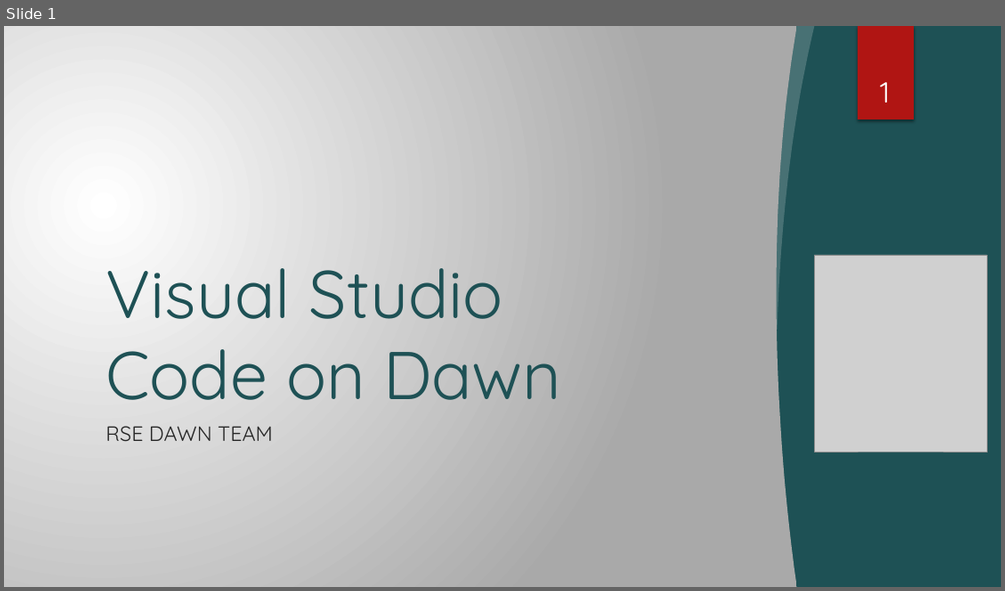
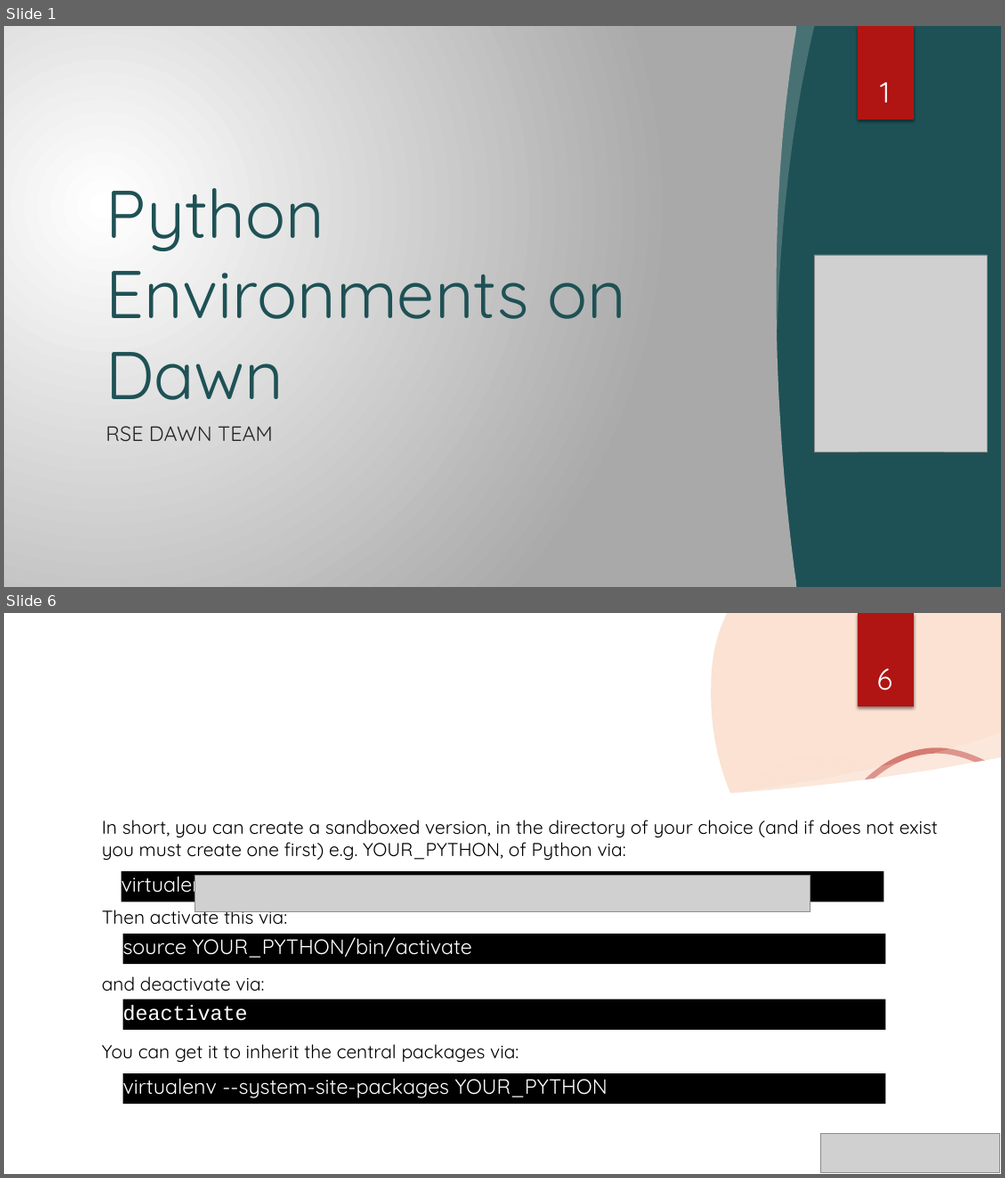
Before and after one commit to RSE-Cambridge/Intro-to-Dawn, a slide deck: Part3-PythonEnvironments/Slides/PyEnvs_onDAWN.pptx. Shown one above the other, each under a label of ours: slide 1 before the commit, slides 1 and 6 after it; the slides between them are not shown. The pictures are 1005x591 and 1005x1178 pixels, drawn with LibreOffice and Linux fonts; fonts in the diff are those of the drawing; grey boxes stand for pictures; background and template pictures are left out. Boxes give left, top, right and bottom in pixels: in the first picture for what was removed or moved away, otherwise in the second. Text is boxed around its words. In the diff, an @@ line names an element or a change of style, - is before the commit and + after.

```diff
--- a/Part3-PythonEnvironments/Slides/PyEnvs_onDAWN.pptx
+++ b/Part3-PythonEnvironments/Slides/PyEnvs_onDAWN.pptx
@@ slide 6 added at <box>4,613,1001,1174</box>, background picture (left out); not listed: 1 template element that a slide beside it also shows @@
@@ freeform shape added at <box>712,613,1001,995</box>, fill #F4A16F at 30% opacity @@
@@ rectangle added at <box>858,613,914,706</box>, fill #B01513 @@
@@ title added at <box>57,650,826,765</box>, 42 pt, text #FFFFFF @@
+Common pip commands
@@ page number added at <box>877,668,893,690</box>, 28 pt, text #FFFFFF @@
+6
@@ freeform shape added at <box>718,732,1001,800</box>, fill #FFFFFF at 20% opacity @@
@@ freeform shape added at <box>4,757,1001,1174</box>, fill #FFFFFF @@
@@ ellipse added at <box>708,750,938,981</box>, fill gradient #F3F3F3 @@
@@ freeform shape added at <box>809,751,1001,1174</box>, outline #B01513 5.5 pt @@
@@ text added at <box>102,819,938,1062</box>, 18 pt, text #000000 @@
+In short, you can create a sandboxed version, in the directory of your choice (and if does not exist you must create one first) e.g. YOUR_PYTHON, of Python via:
+Then activate this via:
+and deactivate via:
+You can get it to inherit the central packages via:
@@ rectangle added at <box>121,871,884,901</box>, fill #000000, 20 pt, text #FFFFFF @@
+virtualenv YOUR_PYTHON
@@ picture added at <box>194,876,811,911</box> @@
@@ rectangle added at <box>123,933,886,965</box>, fill #000000, 20 pt, text #FFFFFF @@
+source YOUR_PYTHON/bin/activate
@@ rectangle added at <box>123,999,886,1030</box>, fill #000000, 20 pt, text #FFFFFF @@
+deactivate
@@ rectangle added at <box>123,1074,886,1104</box>, fill #000000, 20 pt, text #FFFFFF @@
+virtualenv --system-site-packages YOUR_PYTHON
@@ picture added at <box>821,1133,1000,1172</box> @@
@@ slide 1 changed as well @@
@@ title at <box>105,188,627,400</box>: text changed @@
-Visual Studio Code on Dawn
+Python Environments on Dawn
```
Also in this commit, not shown: 1 other slide changed, 22 other slides added, 1 slide removed, 8 other files.
